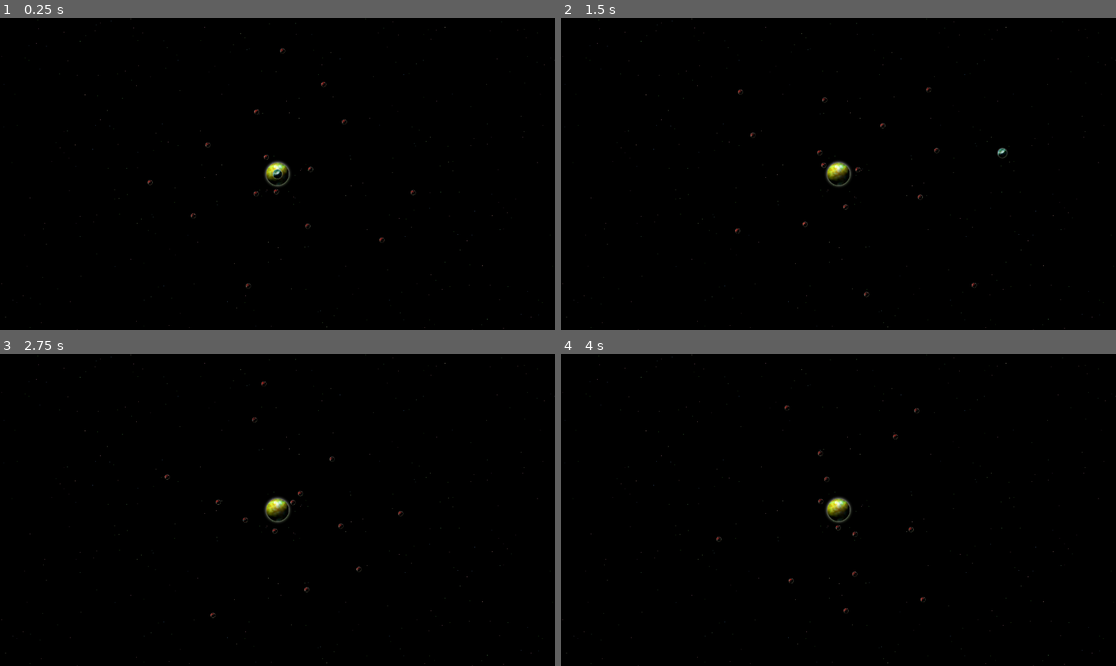
Above: before the commit, frames 1-4 (two rows, left to right).
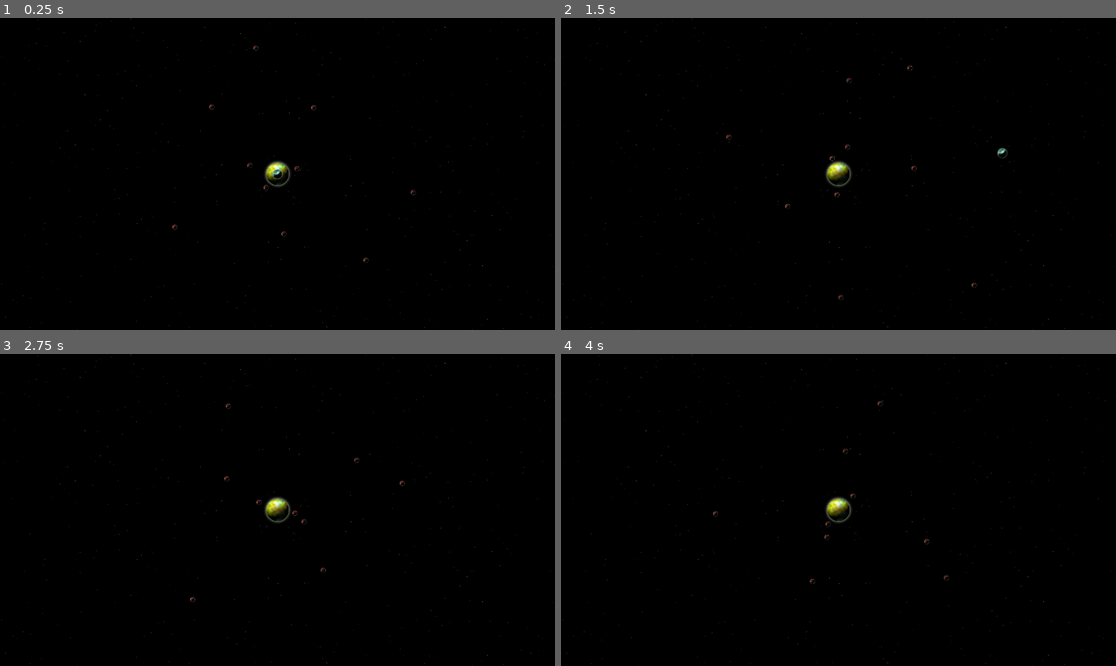
Above: after the commit, the same moments.

Repository: rkmoon/project-space-balls
Game: Godot game, scene res://Scenes/test_scene.tscn
Two runs of this game, one before a commit and one after it. Both use one fixed random seed, a clock stepped at 60 frames per second and the inputs below. The project has no main scene, so this scene is started directly.
Inputs (mouse positions are in pixels of both pictures, inside the frame that each line leads up to):
- Up to frame 1 (0.25 s): no input
- Up to frame 2 (1.5 s): move the mouse to (960, 158) at 0.52 s; press the mouse at (960, 158) at 0.53 s; move the mouse to (727, 189) at 1.27 s; release the mouse at (727, 189) at 1.28 s; click (727, 189) at 1.35 s
- Up to frame 3 (2.75 s): move the mouse to (333, 441) at 2.02 s; press the mouse at (333, 441) at 2.03 s
- Up to frame 4 (4 s): move the mouse to (810, 572) at 2.77 s; release the mouse at (810, 572) at 2.78 s; click (810, 572) at 2.85 s; move the mouse to (1005, 556) at 3.52 s; press the mouse at (1005, 556) at 3.53 s

The runs differ from the first frame. In frame 1, 0.2% of the frame differs, in the area x 26-70%, y 8-87%; in frame 2, 0.2%; in frame 3, 0.2%, in the area x 29-73%, y 8-85%; in frame 4, 0.2%.

Commit message:
change number of orbits to default

Diff:
--- a/Scenes/test_scene.tscn
+++ b/Scenes/test_scene.tscn
@@ -16,7 +16,6 @@
 script = ExtResource("1_1wq1n")
 orbital_object_scene = ExtResource("6_c2i12")
 orbit_radius_min = 25.0
-number_of_orbits = 15
 
 [node name="Camera2D" type="Camera2D" parent="."]
 
